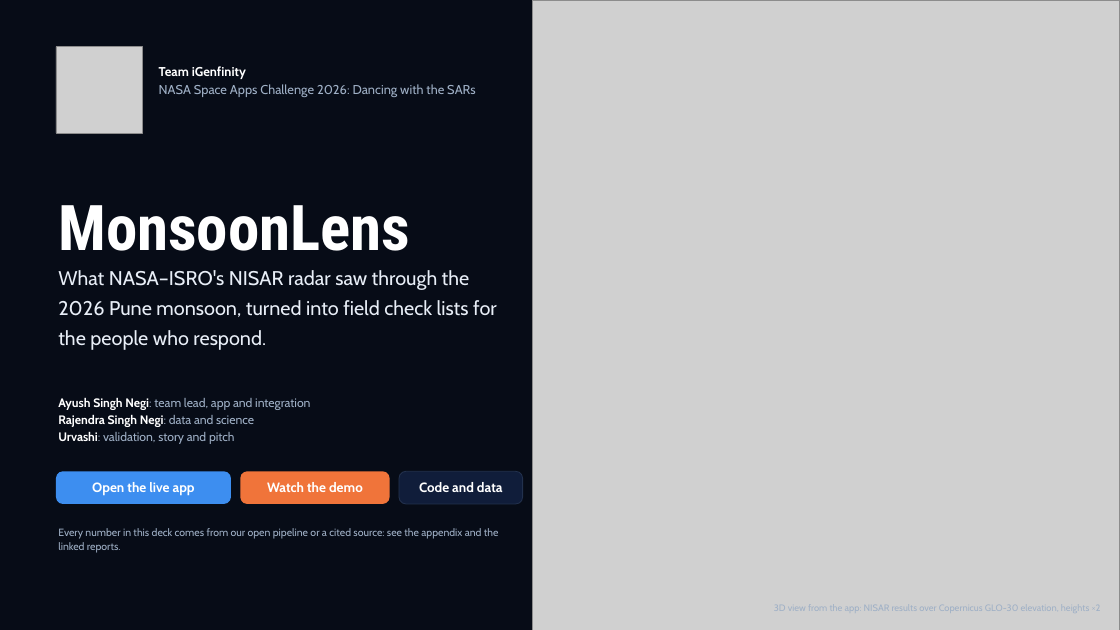
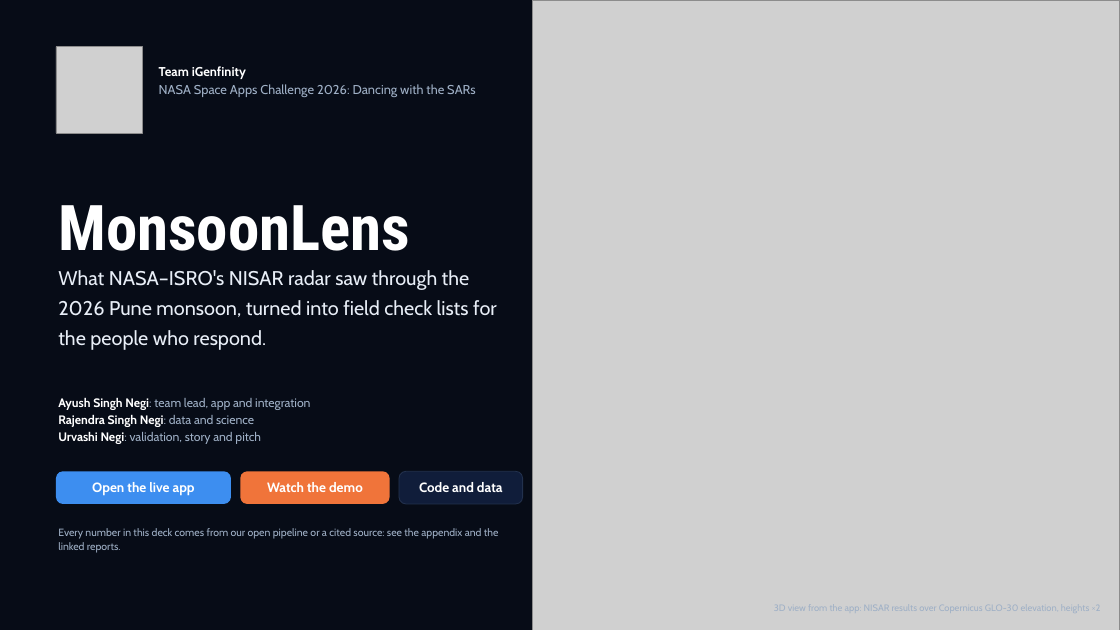
Before and after one commit to AyushSinghNegi/dancing-with-the-sars, a slide deck: slide 1 of deliverables/deck/MonsoonLens_Deck.pptx. Drawn at 1120x630 pixels with LibreOffice and Linux fonts; fonts in the diff are those of the drawing; grey boxes stand for pictures. Boxes give left, top, right and bottom in pixels: in the first picture for what was removed or moved away, otherwise in the second. Text is boxed around its words. In the diff, an @@ line names an element or a change of style, - is before the commit and + after.

```diff
--- a/deliverables/deck/MonsoonLens_Deck.pptx
+++ b/deliverables/deck/MonsoonLens_Deck.pptx
@@ text at bbox=[58, 431, 261, 444]: text changed @@
-Urvashi: validation, story and pitch
+Urvashi Negi: validation, story and pitch
```
Also in this commit, not shown: 6 other slides changed, 8 other files.
